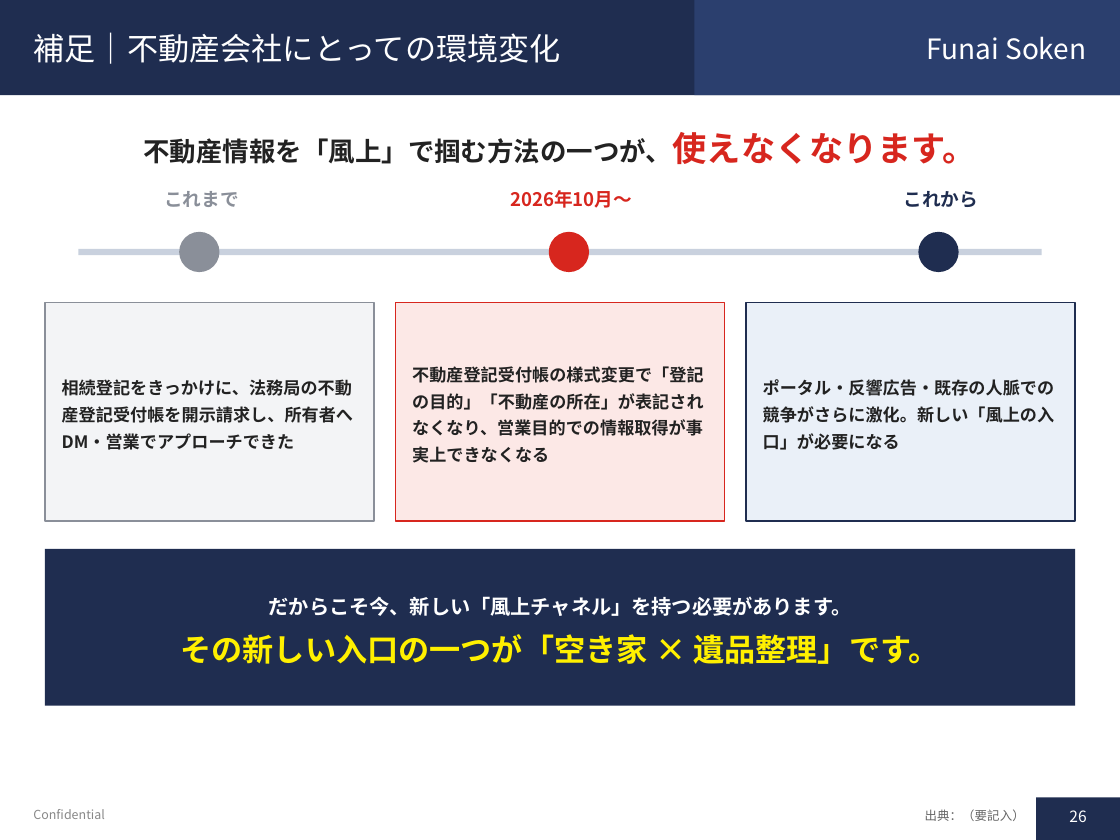
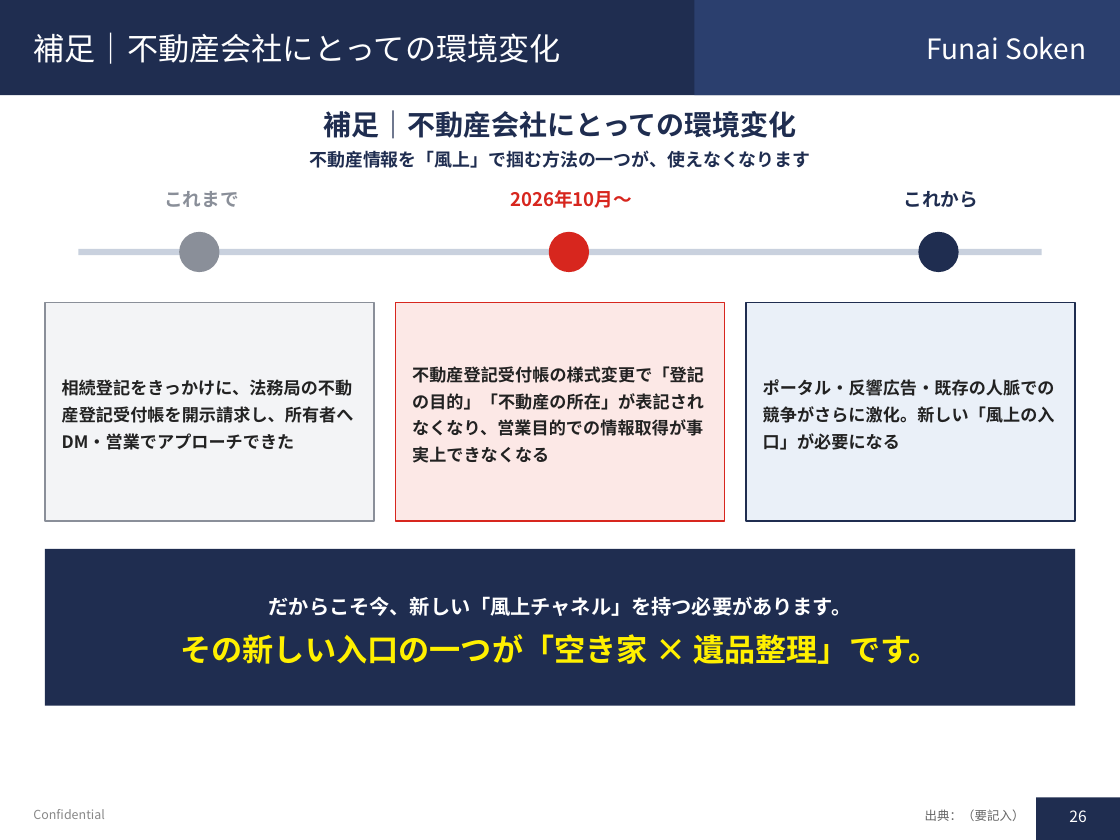
Before and after one commit to soshiro-iki-sys/-, a slide deck: slide 26 of proposals/遺品整理事業_企画書.pptx. Drawn at 1120x840 pixels with LibreOffice and Linux fonts; fonts in the diff are those of the drawing. Boxes give left, top, right and bottom in pixels: in the first picture for what was removed or moved away, otherwise in the second. Text is boxed around its words. In the diff, an @@ line names an element or a change of style, - is before the commit and + after.

```diff
--- a/proposals/遺品整理事業_企画書.pptx
+++ b/proposals/遺品整理事業_企画書.pptx
@@ text added at bbox=[323, 110, 797, 139], 18 pt, text #1F2D50, bold @@
+補足｜不動産会社にとっての環境変化
@@ text at bbox=[309, 150, 810, 168]: text changed; size 17 to 11.5 pt; text colour #222222 to #1F2D50 @@
-不動産情報を「風上」で掴む方法の一つが、使えなくなります。
+不動産情報を「風上」で掴む方法の一つが、使えなくなります
```
Also in this commit, not shown: 12 other slides changed, 11 other files.
